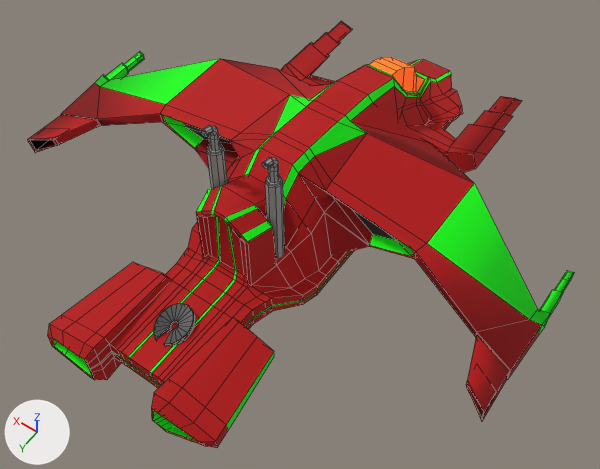
A saved change to the FBX model SHMUP/Assets/Models/PlayerShips/Truck_Shooter.fbx.
The view is the same before and after, from a camera (50 mm lens) standing at (-3.44, 4.92, 6.56) and looking at (-0.33, 0.57, -0.28). Every picture has the same lights, and +X, +Y and +Z are marked at lower left. Mesh edges are drawn as thin lines. Where no turn or scale is listed for an object, it has been applied to the vertices.

The older version as bpy lines, for what is in view:
```python
me_mesh = bpy.data.meshes.new('Mesh')
me_mesh.from_pydata(...)  # 1308 vertices, 1337 faces; spans x -2.9..2.9, y -2.98..2.98, z -0.8..1.26
# faces by material slot: [130, 210, 808, 13, 176]
me_mesh.materials.append(mat_matteblacktruck)  # black #323232
me_mesh.materials.append(mat_truck_glow)  # green #00ff00
me_mesh.materials.append(mat_truck_body)  # red #b50102
me_mesh.materials.append(mat_cockpit)  # orange #ff8c22
me_mesh.materials.append(mat_smokestacks1)  # grey #a0a0a0
ob_polysurface6 = bpy.data.objects.new('polySurface6', me_mesh)
ob_polysurface6.location = (0.0, 0.0, 0.0)
```
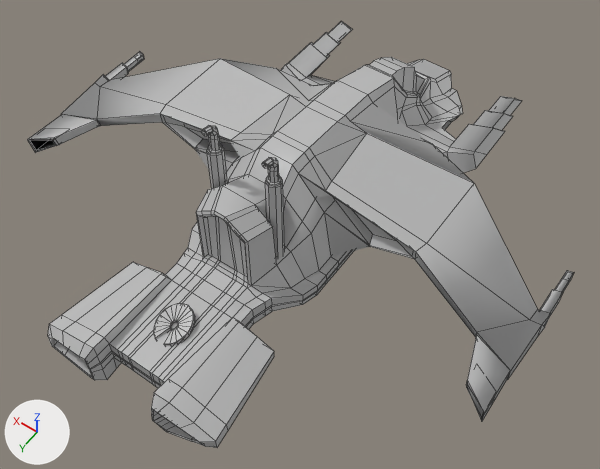
Location of each change, [x1, y1, x2, y2] in pixels of the pictures (600 x 469 px):
```json
{"part": 1, "of": "me_mesh", "change": "recoloured", "before": [153, 123, 397, 345], "after": [153, 123, 397, 345]}
{"part": 2, "of": "me_mesh", "change": "recoloured", "before": [54, 52, 574, 442], "after": [54, 52, 574, 442], "on screen": "green to grey"}
{"part": 3, "of": "me_mesh", "change": "recoloured", "before": [27, 21, 541, 448], "after": [27, 21, 541, 448], "on screen": "red to grey"}
{"part": 4, "of": "me_mesh", "change": "recoloured", "before": [369, 57, 424, 92], "after": [369, 57, 424, 92], "on screen": "orange to grey"}
{"part": 5, "of": "me_mesh", "change": "recoloured", "before": [201, 125, 285, 258], "after": [201, 125, 285, 258]}
```

Scene script edits in JSON lines:
```json
{"op": "add", "block": "mat_lambert1", "code": ["mat_lambert1 = principled_material('lambert1')", "mat_lambert1.base_color = (0.5, 0.5, 0.5)  # grey #bcbcbc"]}
{"block": "me_mesh", "where": "me_mesh.from_pydata(...)  # 1308 vertices, 1337 faces; spans x -2.9..2.9, y -2.98..2.98, z -0.8..1.26"}
{"block": "me_mesh", "where": "# used by ob_polysurface6; location = (0.0, 0.0, 0.0)"}
{"block": "me_mesh", "change": "me_mesh part 1: all 130 faces that had it switch from mat_matteblacktruck (black #323232) to mat_lambert1 (grey #bcbcbc)"}
{"block": "me_mesh", "change": "me_mesh part 2: all 210 faces that had it switch from mat_truck_glow (green #00ff00) to mat_lambert1 (grey #bcbcbc)"}
{"block": "me_mesh", "change": "me_mesh part 3: all 808 faces that had it switch from mat_truck_body (red #b50102) to mat_lambert1 (grey #bcbcbc)"}
{"block": "me_mesh", "change": "me_mesh part 4: all 13 faces that had it switch from mat_cockpit (orange #ff8c22) to mat_lambert1 (grey #bcbcbc)"}
{"block": "me_mesh", "change": "me_mesh part 5: all 176 faces that had it switch from mat_smokestacks1 (grey #a0a0a0) to mat_lambert1 (grey #bcbcbc)"}
```
